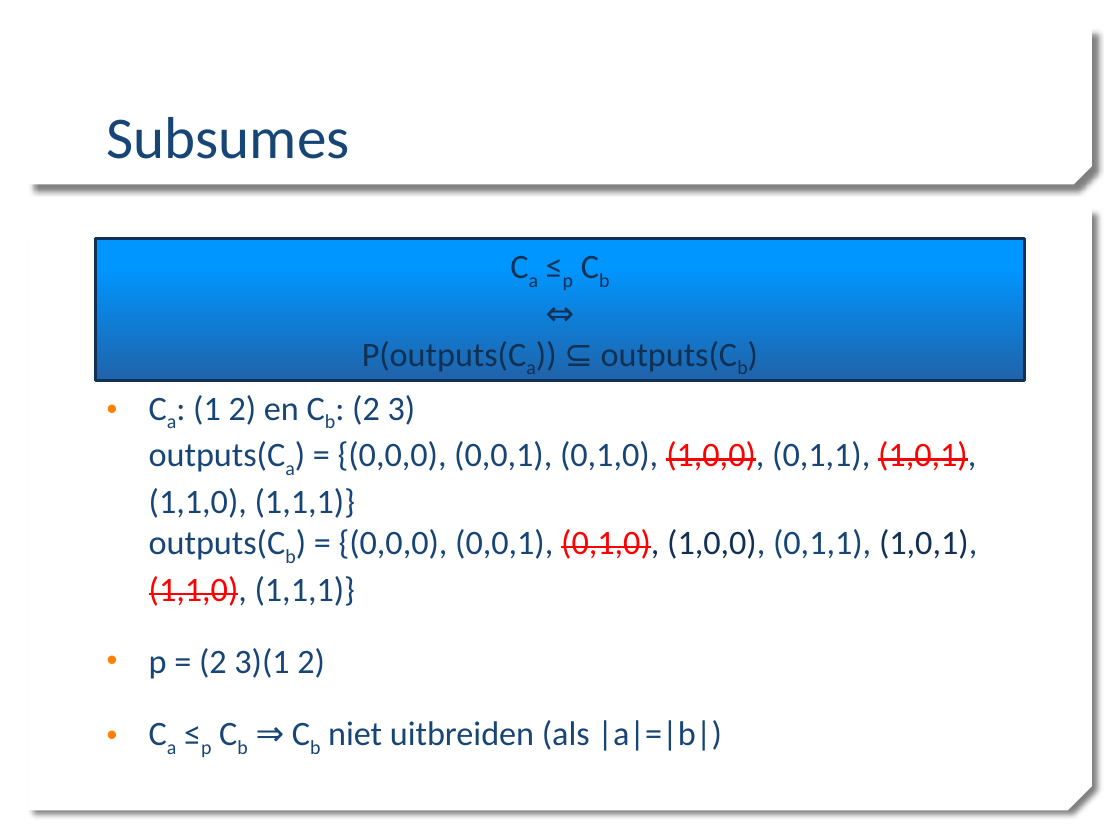
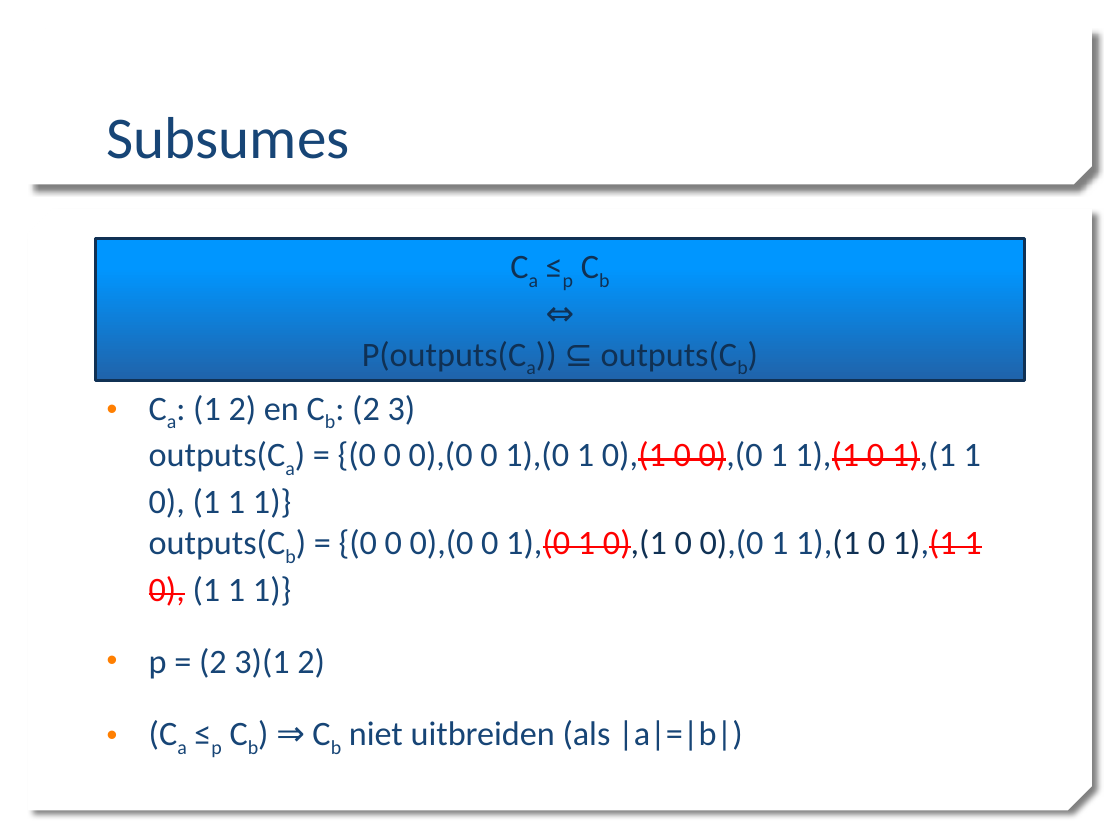
Before and after one commit to mdekempeneer/Research-Optimal-Size-Sorting-Networks, a slide deck: slide 12 of PPP1_WV.pptx. Drawn at 1120x840 pixels with LibreOffice and Linux fonts; fonts in the diff are those of the drawing; background and template pictures are left out. Boxes give left, top, right and bottom in pixels: in the first picture for what was removed or moved away, otherwise in the second. Text is boxed around its words. In the diff, an @@ line names an element or a change of style, - is before the commit and + after.

```diff
--- a/PPP1_WV.pptx
+++ b/PPP1_WV.pptx
@@ text at [149, 395, 981, 606]: text changed @@
-• Ca: (1 2) en Cb: (2 3)
-  outputs(Ca) = {(0,0,0), (0,0,1), (0,1,0), (1,0,0), (0,1,1), (1,0,1), (1,1,0), (1,1,1)}
-  outputs(Cb) = {(0,0,0), (0,0,1), (0,1,0), (1,0,0), (0,1,1), (1,0,1), (1,1,0), (1,1,1)}
+• Ca: (1 2) en Cb: (2 3)
+  outputs(Ca) = {(0 0 0),(0 0 1),(0 1 0),(1 0 0),(0 1 1),(1 0 1),(1 1 0), (1 1 1)}
+  outputs(Cb) = {(0 0 0),(0 0 1),(0 1 0),(1 0 0),(0 1 1),(1 0 1),(1 1 0), (1 1 1)}
@@ text at [211, 720, 743, 758]: text changed @@
-• Ca ≤p Cb ⇒ Cb niet uitbreiden (als |a|=|b|)
+• (Ca ≤p Cb) ⇒ Cb niet uitbreiden (als |a|=|b|)
```
Also in this commit, not shown: 4 other slides changed.
